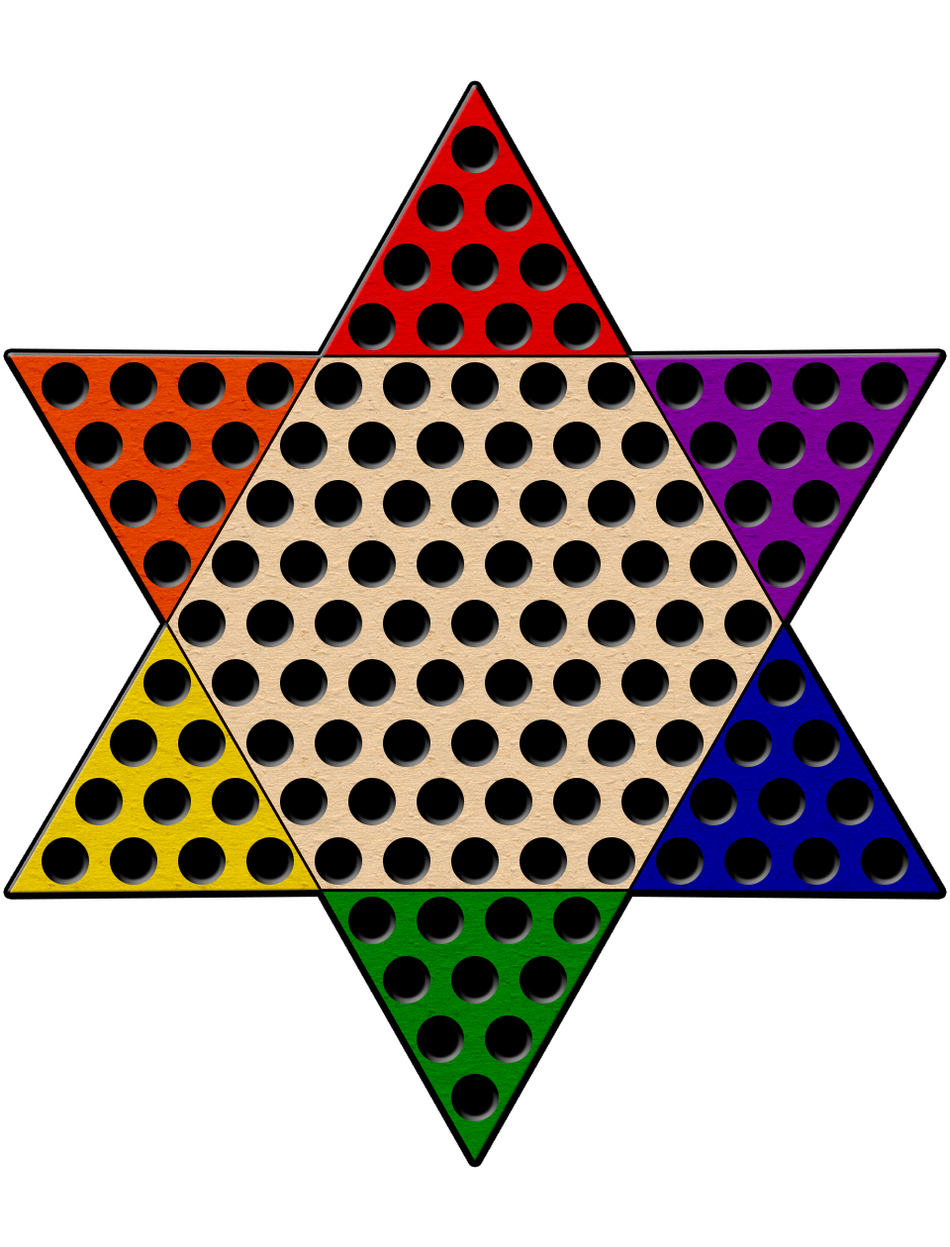
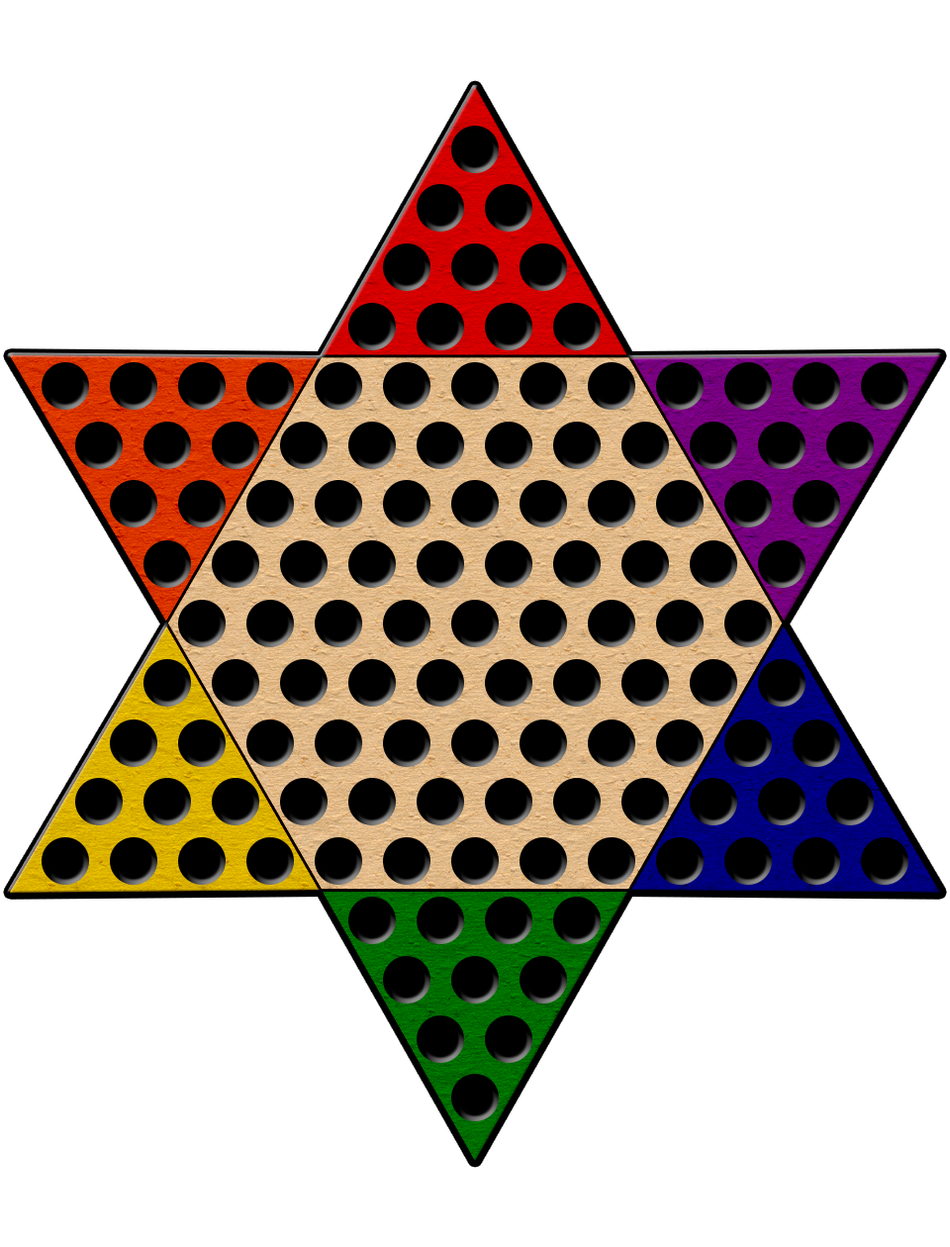
Two versions of the same layered image (950x1247). Layer-by-layer changes:
pixels changed over (9, 87, 941, 1162) (layer not identified)
